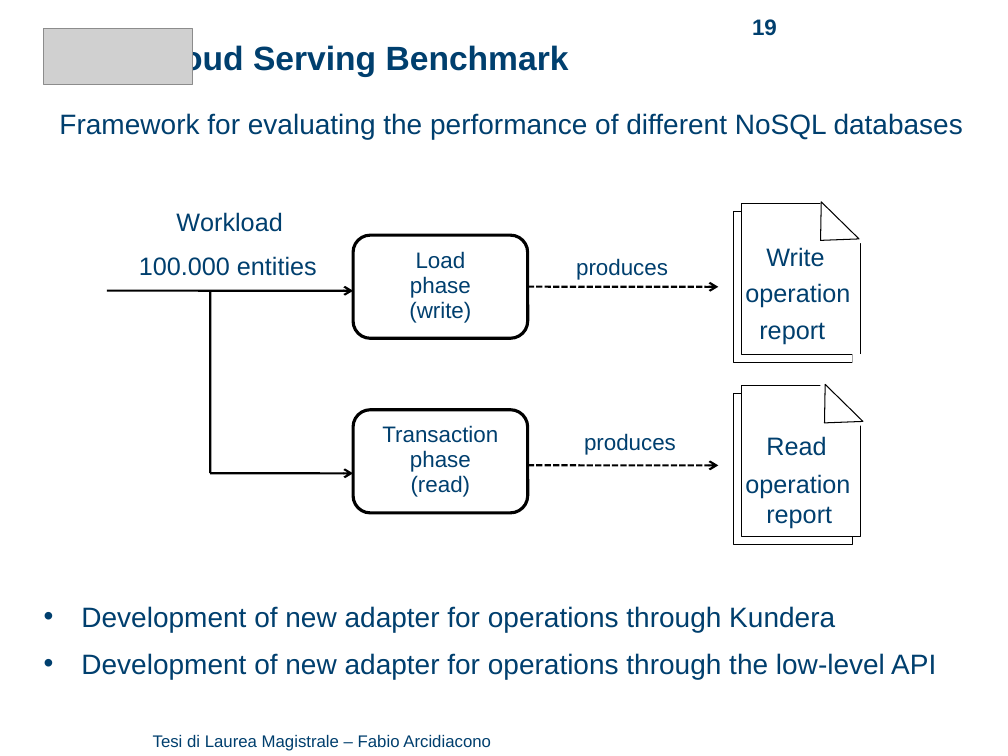
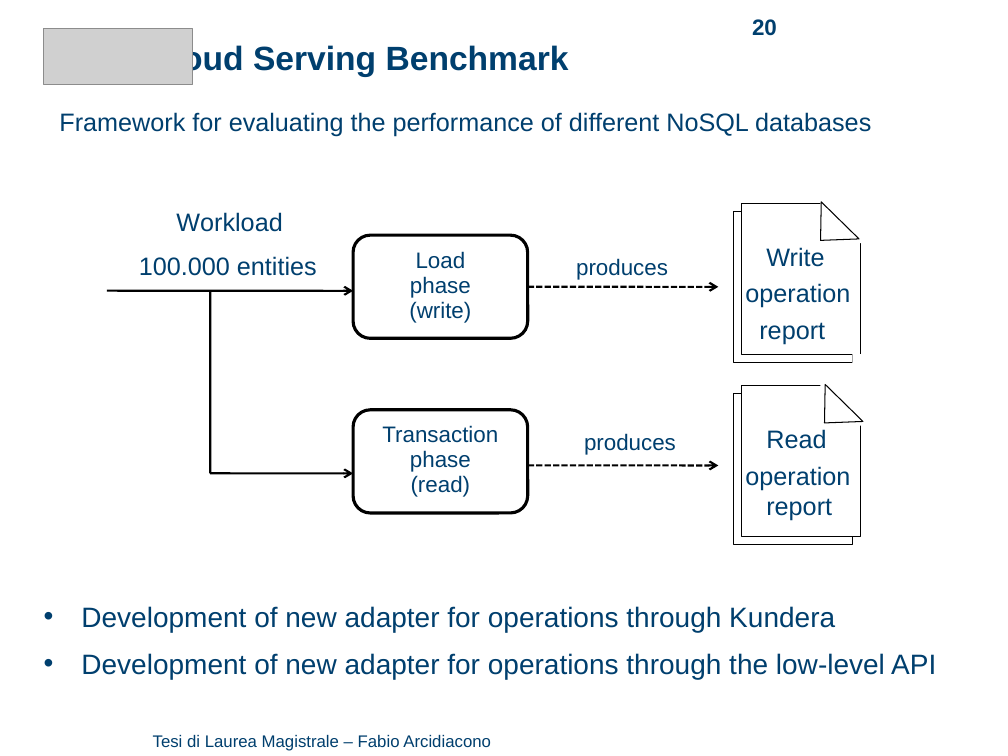
Before and after one commit to arci/thesis, a slide deck: slide 20 of presentation/ThesisPresentation.ppt (slide 19 before the commit). Drawn at 1008x756 pixels with LibreOffice and Linux fonts; fonts in the diff are those of the drawing; grey boxes stand for pictures; background and template pictures are left out. Boxes give left, top, right and bottom in pixels: in the first picture for what was removed or moved away, otherwise in the second. Text is boxed around its words. In the diff, an @@ line names an element or a change of style, - is before the commit and + after.

```diff
--- a/presentation/ThesisPresentation.ppt
+++ b/presentation/ThesisPresentation.ppt
@@ page number at (752,19,777,36): text changed @@
-19
+20
@@ text "Framework for evaluating the performance ..." at (59,112,871,137): size 20 to 18 pt @@
@@ text "Read": place and size @@
-text "Read" at (745,436,850,529)
+text "Read" at (745,429,850,521)
```
Also in this commit, not shown: 7 other slides changed, 2 slides added, 1 slide removed, 2 other files.
